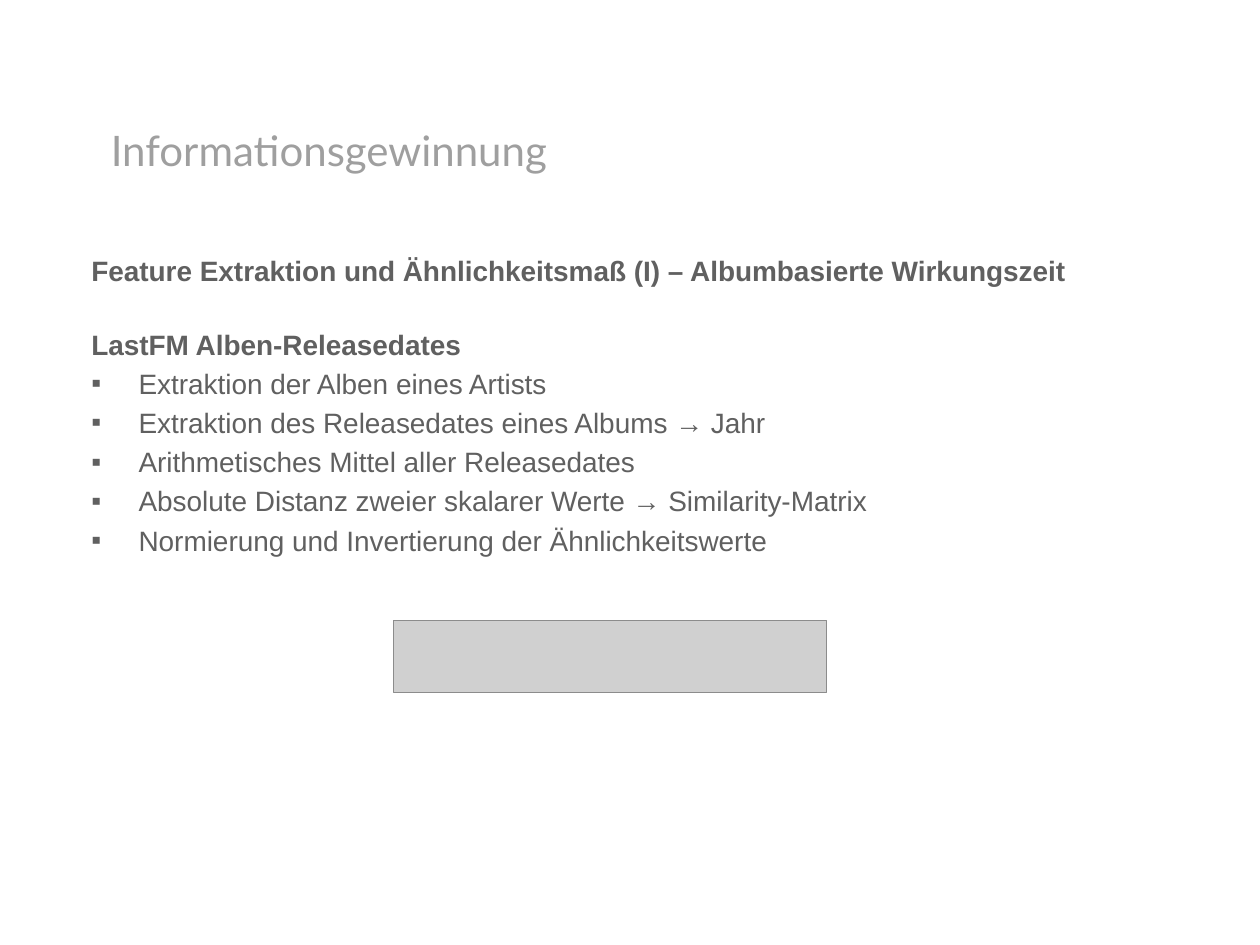
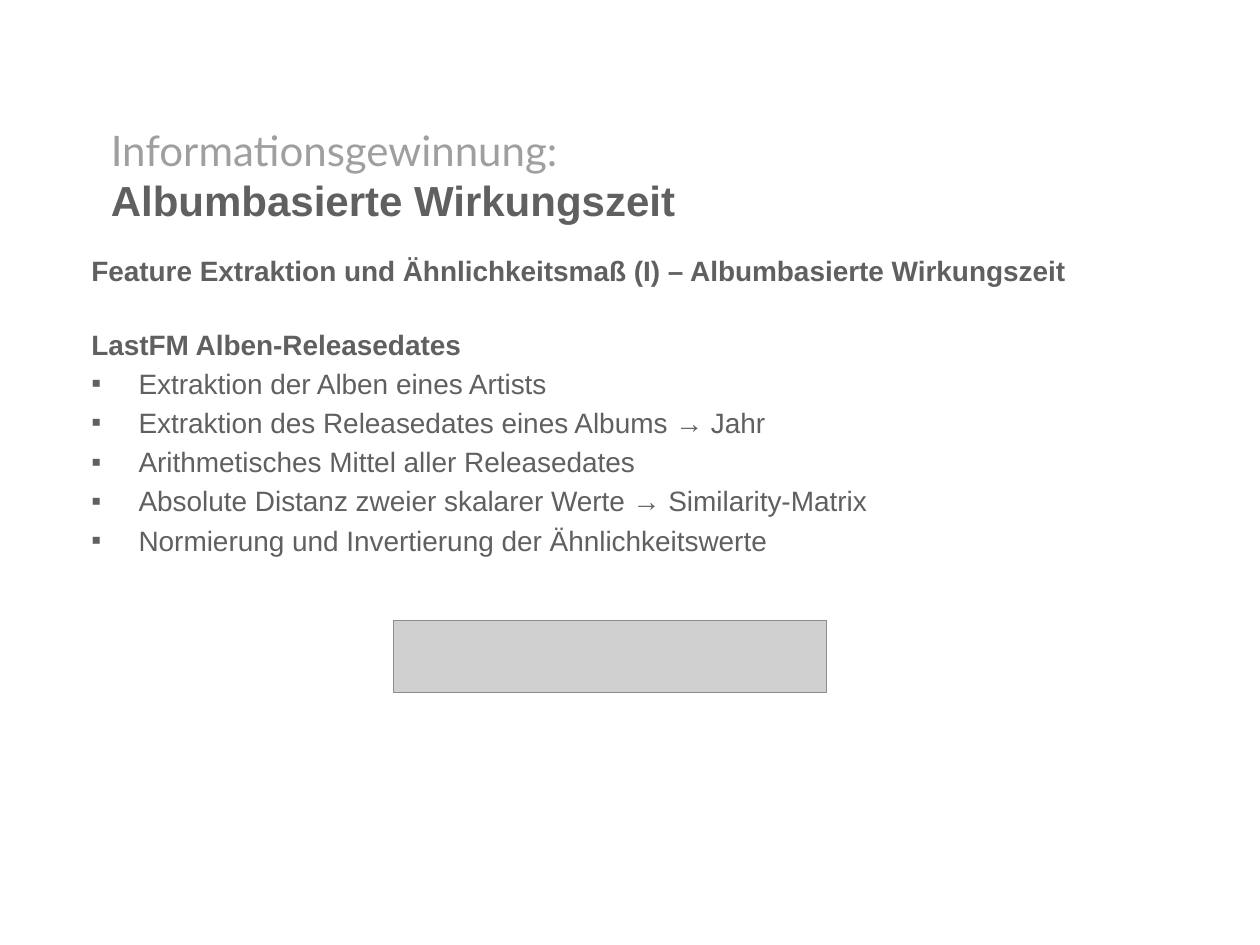
Before and after one commit to ohuguy/mirlastfm, a slide deck: slide 7 of presentation/presentation.pptx. Drawn at 1260x945 pixels with LibreOffice and Linux fonts; fonts in the diff are those of the drawing; grey boxes stand for pictures; background and template pictures are left out. Boxes give left, top, right and bottom in pixels: in the first picture for what was removed or moved away, otherwise in the second. Text is boxed around its words. In the diff, an @@ line names an element or a change of style, - is before the commit and + after.

```diff
--- a/presentation/presentation.pptx
+++ b/presentation/presentation.pptx
@@ text at (111,135,675,225): text changed; font Lato to Arial; text colour #9F9F9F to #606060; bold on @@
-Informationsgewinnung
+Informationsgewinnung:
+Albumbasierte Wirkungszeit
```
Also in this commit, not shown: 8 other slides changed.
